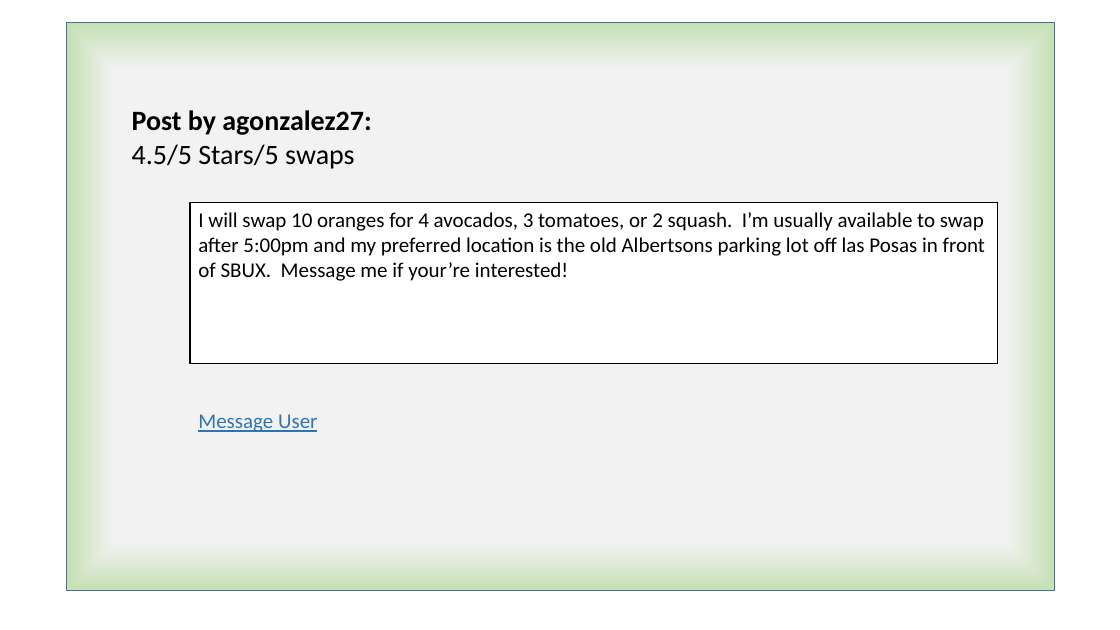
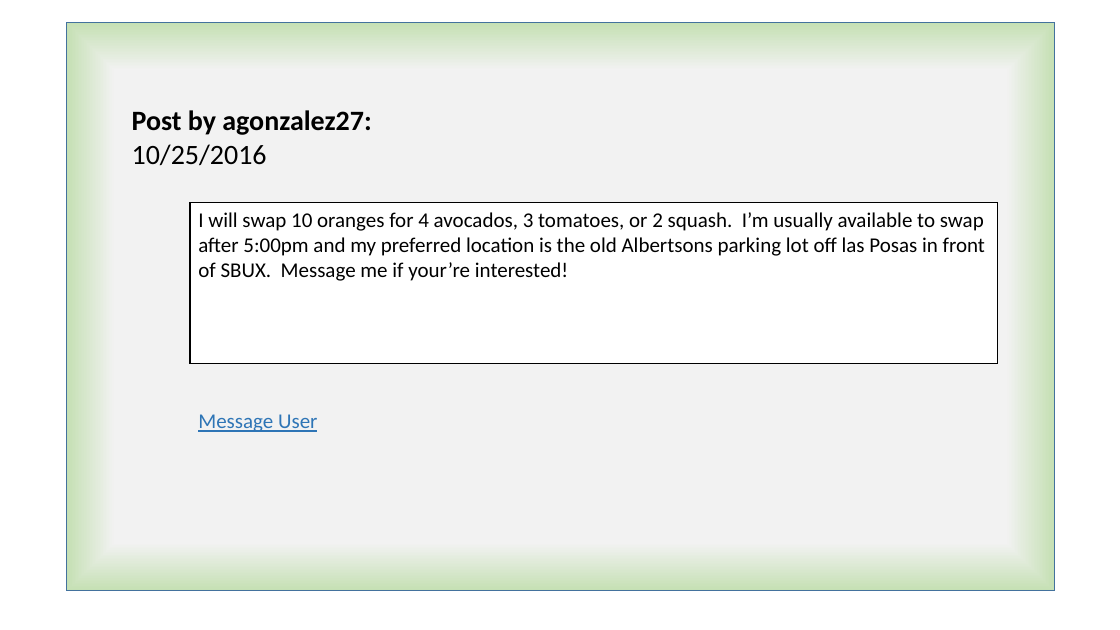
Before and after one commit to agonzalez27/project2_produswap-org, a slide deck: slide 5 of produswap-org.pptx. Drawn at 1120x630 pixels with LibreOffice and Linux fonts; fonts in the diff are those of the drawing. Boxes give left, top, right and bottom in pixels: in the first picture for what was removed or moved away, otherwise in the second. Text is boxed around its words. In the diff, an @@ line names an element or a change of style, - is before the commit and + after.

```diff
--- a/produswap-org.pptx
+++ b/produswap-org.pptx
@@ text at <box>132,144,267,166</box>: text changed @@
-4.5/5 Stars/5 swaps
+10/25/2016
```
Also in this commit, not shown: 4 other slides changed, 4 slides added, 7 other files.
